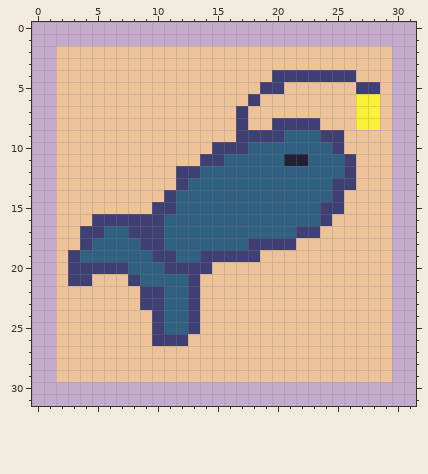
Pixel-art file: Assets/Elia/Assets/seeds/fish.ase. That is the earlier state.
32x32 pixels, 1 frame.
Once edited:
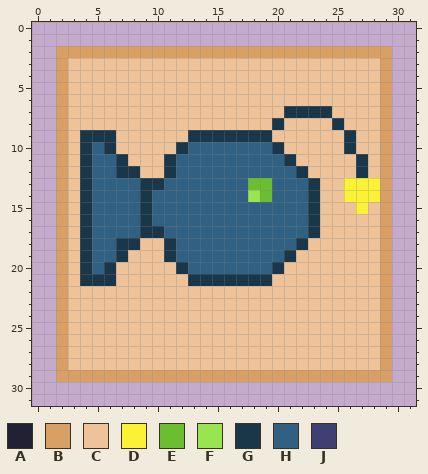
Palette (. is transparent): A #222034  B #d9a066  C #eec39a  D #fbf236  E #6abe30  F #99e550  G #1a3649  H #306082  J #3f3f74
Changes in this commit:
y 2: x 2..29 CCCCCCCCCCCCCCCCCCCCCCCCCCCC -> BBBBBBBBBBBBBBBBBBBBBBBBBBBB
y 3: x 2 C -> B; x 29 C -> B
y 4: x 2 C -> B; x 20..26 JJJJJJJ -> CCCCCCC; x 29 C -> B
y 5: x 2 C -> B; x 19..20 JJ -> CC; x 27..29 JJC -> CCB
y 6: x 2 C -> B; x 18 J -> C; x 27..29 DDC -> CCB
y 7: x 2 C -> B; x 17 J -> C; x 21..24 CCCC -> GGGG; x 27..29 DDC -> CCB
y 8: x 2 C -> B; x 17 J -> C; x 20..23 JJJJ -> GCCC; x 25 C -> G; x 27..29 DDC -> CCB
y 9: x 2 C -> B; x 4..6 CCC -> GGG; x 13..26 CCCCJJJJHHHJJC -> GGGGGGGCCCCCCG; x 29 C -> B
y 10: x 2 C -> B; x 4..6 CCC -> GHG; x 12..17 CCCJJJ -> GHHHHH; x 20..26 HHHHHJC -> GCCCCCG; x 29 C -> B
y 11: x 2 C -> B; x 4..7 CCCC -> GHHG; x 11..15 CCCJJ -> GHHHH; x 21..27 AAHHHJC -> GCCCCCG; x 29 C -> B
y 12: x 2 C -> B; x 4..8 CCCCC -> GHHGG; x 11..13 CJJ -> GHH; x 22..27 HHHHJC -> GCCCCG; x 29 C -> B
y 13: x 2 C -> B; x 4..12 CCCCCCCCJ -> GHHHHGGHH; x 18..19 HH -> EE; x 23..29 HHJJCCC -> GCCDDDB
y 14: x 2 C -> B; x 4..11 CCCCCCCJ -> GHHHHGHH; x 18..19 HH -> FE; x 23..29 HHJCCCC -> GCCDDDB
y 15: x 2 C -> B; x 4..11 CCCCCCJJ -> GHHHHGHH; x 23..25 HJJ -> GCC; x 27 C -> D; x 29 C -> B
y 16: x 2 C -> B; x 4..10 CJJJJJJ -> GHHHHGH; x 23..24 HJ -> GC; x 29 C -> B
y 17: x 2 C -> B; x 4..5 JJ -> GH; x 8..10 JJJ -> HGG; x 22..23 JJ -> HG; x 29 C -> B
y 18: x 2 C -> B; x 4 J -> G; x 7..11 HHJJH -> GGCCG; x 18..22 JJJJC -> HHHHG; x 29 C -> B
y 19: x 2..4 CJH -> BCG; x 7..11 HHHJJ -> GCCCG; x 14..21 JJJJJCCC -> HHHHHHHG; x 29 C -> B
y 20: x 2..20 CJJJJJHHHJJJJCCCCCC -> BCGHGCCCCCGHHHHHHHG; x 29 C -> B
y 21: x 2..6 CJJCC -> BCGGG; x 8..19 JHHHHJCCCCCC -> CCCCCGGGGGGG; x 29 C -> B
y 22..23: x 2 C -> B; x 9..13 JJHHJ -> CCCCC; x 29 C -> B
y 24..25: x 2 C -> B; x 10..13 JHHJ -> CCCC; x 29 C -> B
y 26: x 2 C -> B; x 10..12 JJJ -> CCC; x 29 C -> B
y 27..28: x 2 C -> B; x 29 C -> B
y 29: x 2..29 CCCCCCCCCCCCCCCCCCCCCCCCCCCC -> BBBBBBBBBBBBBBBBBBBBBBBBBBBB
